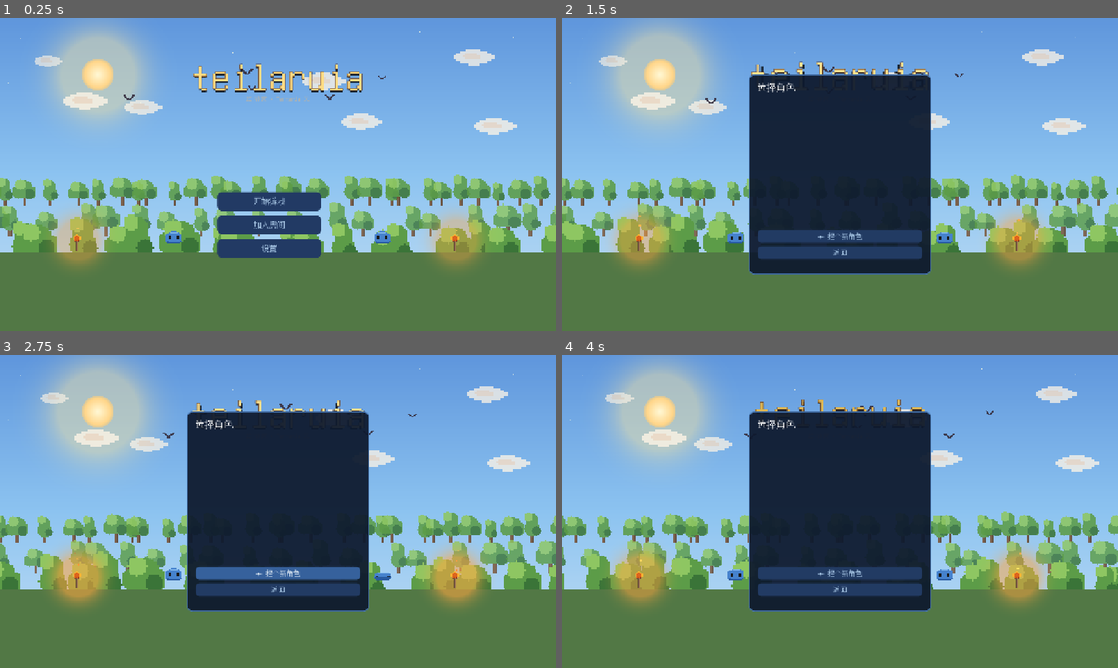
Above: before the commit, frames 1-4 (two rows, left to right).
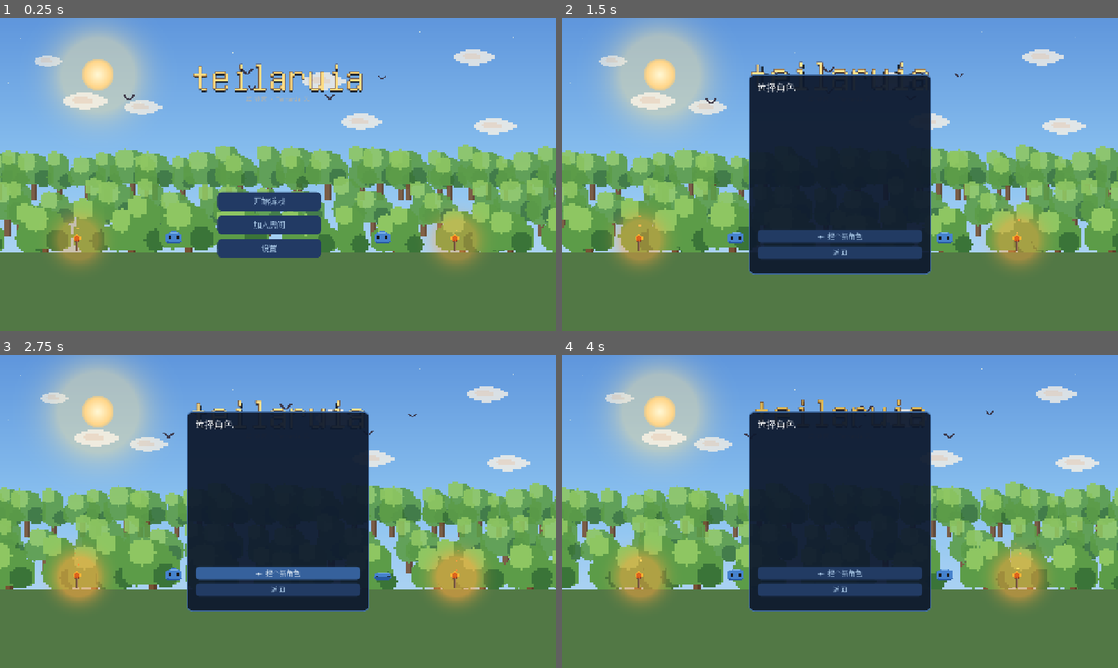
Above: after the commit, the same moments.

Repository: Nornttyy/tielaruia
Game: Godot game, scene res://scenes/main.tscn
Two runs of this game, one before a commit and one after it. Both use one fixed random seed, a clock stepped at 60 frames per second and the inputs below.
Inputs (mouse positions are in pixels of both pictures, inside the frame that each line leads up to):
- Up to frame 1 (0.25 s): no input
- Up to frame 2 (1.5 s): click "开始游戏" at 0.5 s; tap Enter at 1.25 s; move the mouse to (962, 158) at 1.27 s; hold D (move_right) from 1.28 s (still down); tap E (interact) at 1.35 s; click (962, 158) at 1.42 s
- Up to frame 3 (2.75 s): tap Space (jump) at 1.52, 1.82 s; release D (move_right) at 2 s; drag from (166, 527) to (250, 574) at 2.02 s
- Up to frame 4 (4 s): move the mouse to (895, 442) at 2.77 s; hold D (move_right) 2.78-3.5 s; hold Right mouse button (secondary) 2.78-3.5 s; drag from (812, 574) to (673, 464) at 3.52 s

The runs differ from the first frame. In frame 1, 24% of the frame differs, in the area x 0-100%, y 40-75%; in frame 2, 17%; in frame 3, 16%; in frame 4, 16%.

Commit message:
tweak(menu): 背景树整体放大 — 后墙/远树不再小
用户: 后面的树太小. 后墙 2.0-2.7→3.6-4.8, 远 2.2-3.0→4.0-5.2, 近 3.4-4.6→4.8-6.2 (越前越大保纵深).

Co-Authored-By: Claude Opus 4.8 (1M context) <noreply@anthropic.com>

Diff:
--- a/scripts/ui/main_menu.gd
+++ b/scripts/ui/main_menu.gd
@@ -204,16 +204,16 @@
 	for i in TREE_WALL_COUNT:
 		var wx: float = (float(i) + randf()) / float(TREE_WALL_COUNT) * (VIEWPORT_SIZE.x + 160.0) - 80.0
 		_add_tree(t0 if i % 2 == 0 else t1, wx,
-			randf_range(2.0, 2.7), randf_range(TREE_WALL_SPEED.x, TREE_WALL_SPEED.y), 0.88, 0.60)
+			randf_range(3.6, 4.8), randf_range(TREE_WALL_SPEED.x, TREE_WALL_SPEED.y), 0.9, 0.58)
 	for i in TREE_FAR_COUNT:
 		# 均匀分槽 + 槽内随机 → 铺满不留缝
 		var fx: float = (float(i) + randf()) / float(TREE_FAR_COUNT) * (VIEWPORT_SIZE.x + 200.0) - 100.0
 		_add_tree(t0 if i % 2 == 0 else t1, fx,
-			randf_range(2.2, 3.0), randf_range(TREE_FAR_SPEED.x, TREE_FAR_SPEED.y), 0.82, 0.70)
+			randf_range(4.0, 5.2), randf_range(TREE_FAR_SPEED.x, TREE_FAR_SPEED.y), 0.9, 0.70)
 	for i in TREE_NEAR_COUNT:
 		var nx: float = (float(i) + randf()) / float(TREE_NEAR_COUNT) * (VIEWPORT_SIZE.x + 240.0) - 120.0
 		_add_tree(t0 if i % 2 == 0 else t1, nx,
-			randf_range(3.4, 4.6), randf_range(TREE_NEAR_SPEED.x, TREE_NEAR_SPEED.y), 1.0, 0.80)
+			randf_range(4.8, 6.2), randf_range(TREE_NEAR_SPEED.x, TREE_NEAR_SPEED.y), 1.0, 0.80)
 
 
 # 加一棵树. ground_ratio: 树底 y 比例 (远树略高=更远); alpha: 远树淡显雾感.
